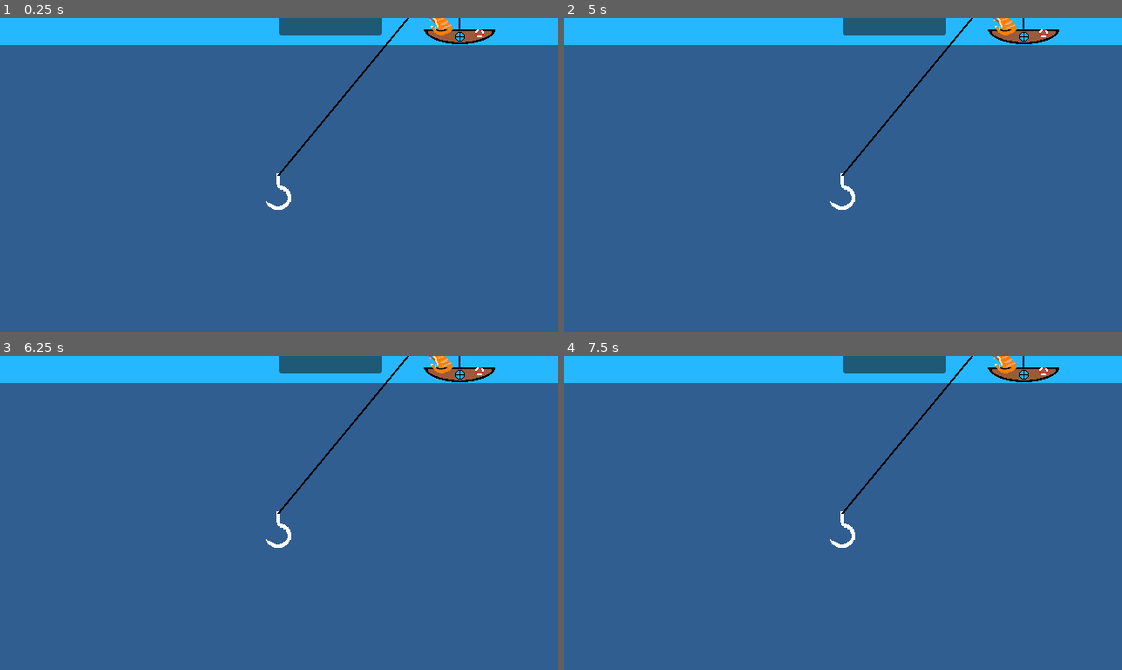
Above: before the commit, frames 1-4 (two rows, left to right).
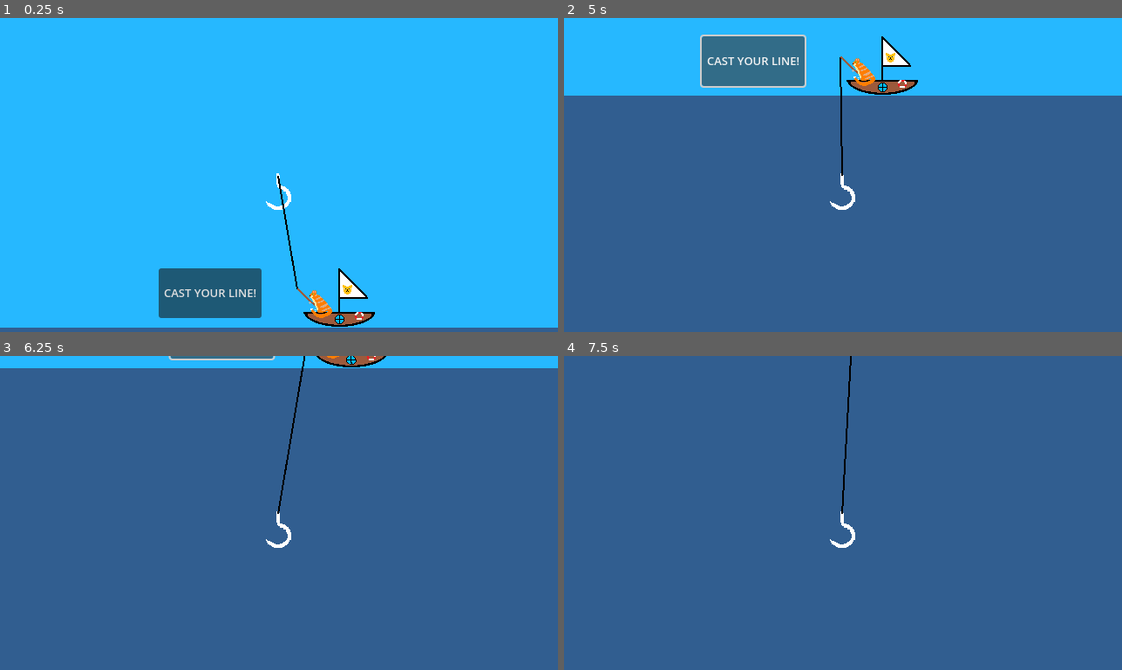
Above: after the commit, the same moments.

Repository: ethan-hawksley/cat-fishing-frenzy
Game: Godot game, scene res://main.tscn
The game is run twice, just before and just after one commit, with the same random seed, the same clock (stepped at 60 frames per second) and the same inputs.
Inputs (mouse positions are in pixels of both pictures, inside the frame that each line leads up to):
- Up to frame 1 (0.25 s): no input
- Up to frame 2 (5 s): click (776, 294) at 0.5 s, where only the run after the commit has a clickable "CAST YOUR LINE!"; hold Right (ui_right) 1.28-2.03 s; hold Left (ui_left) 2.03-2.78 s; hold Right (ui_right) 2.78-4.28 s; hold Left (ui_left) from 4.28 s (still down)
- Up to frame 3 (6.25 s): keep holding Left (ui_left)
- Up to frame 4 (7.5 s): release Left (ui_left) at 6.53 s; hold Right (ui_right) from 6.53 s (still down)

The runs differ from the first frame. In frame 1, 92% of the frame differs, in the area x 0-100%, y 0-99%; in frame 2, 16%; in frame 3, 6.2%; in frame 4, 8.9%.

Commit message:
movement
movement

Diff:
--- a/cast.gd
+++ b/cast.gd
@@ -8,4 +8,8 @@
 # Called every frame. 'delta' is the elapsed time since the previous frame.
 func _process(delta: float) -> void:
 	if global.mode == global.modes.descending:
-		position.y += (0.005*global.length)
+		position.y += (global.speed*global.length)
+		if Input.is_action_pressed("ui_left"):
+			position.x -= (global.speed*5)
+		if Input.is_action_pressed("ui_right"):
+			position.x += (global.speed*5)
--- a/global.gd
+++ b/global.gd
@@ -2,6 +2,7 @@
 
 var money = 0
 var length = 10
+var speed = 0.1
 var mode = modes.shop
 
 
--- a/main.tscn
+++ b/main.tscn
@@ -20,7 +20,7 @@
 texture = ExtResource("1_ig7tw")
 
 [node name="Hook" type="Sprite2D" parent="." unique_id=1651323550]
-position = Vector2(-225, 147)
+position = Vector2(-87, -177)
 texture = ExtResource("2_0xm2m")
 offset = Vector2(12, 30)
 script = ExtResource("3_7mycd")
